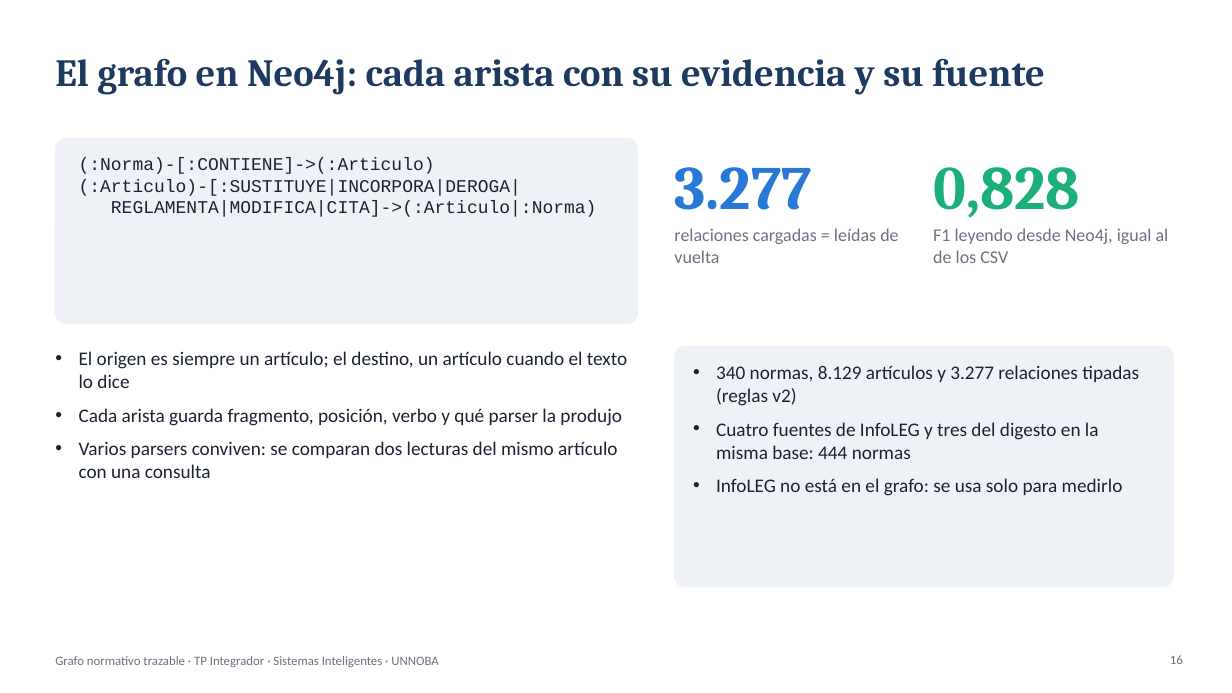
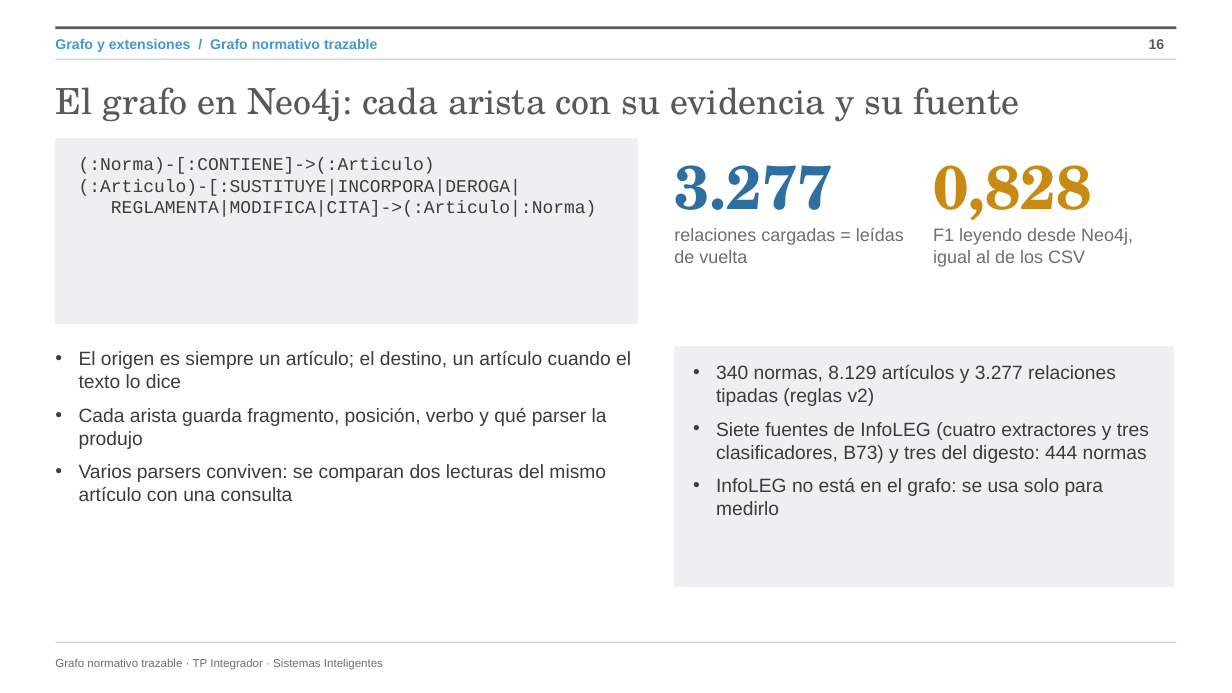
Before and after one commit to JuampiJPT/grafo-legal, a slide deck: slide 16 of docs/presentacion/presentacion_coloquio.pptx. Drawn at 1232x693 pixels with LibreOffice and Linux fonts; fonts in the diff are those of the drawing; background and template pictures are left out. Boxes give left, top, right and bottom in pixels: in the first picture for what was removed or moved away, otherwise in the second. Text is boxed around its words. In the diff, an @@ line names an element or a change of style, - is before the commit and + after.

Commit message:
Presentación con la identidad UNNOBA del manual (B74)

```diff
--- a/docs/presentacion/presentacion_coloquio.pptx
+++ b/docs/presentacion/presentacion_coloquio.pptx
@@ line added from (55, 28) to (1177, 28), #58595B 2.25 pt @@
@@ line added from (55, 59) to (1177, 59), #C6C7C8 0.75 pt @@
@@ text added at [55,38,377,52], 11 pt, text #4698CB, bold @@
+Grafo y extensiones / Grafo normativo trazable
@@ page number: place and size @@
-page number at [1170,655,1183,664]
+page number at [1149,39,1165,49]
@@ page number at [1149,39,1165,49]: size 10 to 11 pt, font Calibri to Arial, text colour #6B7280 to #58595B, bold on @@
@@ title "El grafo en Neo4j: cada ...": place and size @@
-title "El grafo en Neo4j: cada ..." at [55,58,1045,95]
+title "El grafo en Neo4j: cada ..." at [55,87,1019,122]
@@ title "El grafo en Neo4j: cada ..." at [55,87,1019,122]: size 30 to 28 pt, font Cambria to TeX Gyre Schola, text colour #1F3A5F to #58595B, bold off @@
@@ rounded rectangle removed at [55,139,638,323] @@
@@ rectangle added at [55,139,638,323], fill #EEEFF0, outline #EEEFF0 1 pt @@
@@ text "3.277" at [674,165,832,229]: font Cambria to TeX Gyre Schola, text colour #2A78D6 to #2F6F9F @@
@@ text "0,828" at [933,165,1091,229]: font Cambria to TeX Gyre Schola, text colour #1BAF7A to #C98A12 @@
@@ text "(:Norma)-[:CONTIENE]->(:Articulo)" at [79,158,597,217]: text colour #1B2333 to #3C3C3B @@
@@ text "relaciones cargadas = leídas de ..." at [674,228,904,263]: font Calibri to Arial, text colour #6B7280 to #6D6E71 @@
@@ text "F1 leyendo desde Neo4j, igual ..." at [933,228,1133,267]: font Calibri to Arial, text colour #6B7280 to #6D6E71 @@
@@ text "El origen es siempre un ..." at [79,351,631,501]: font Calibri to Arial, text colour #1B2333 to #3C3C3B @@
@@ rounded rectangle removed at [675,347,1174,587] @@
@@ rectangle added at [675,347,1174,587], fill #EEEFF0, outline #EEEFF0 1 pt @@
@@ text at [716,365,1116,515]: font Calibri to Arial, text colour #1B2333 to #3C3C3B in "340 normas, 8.129 artículos y 3.277 relaciones ...", "InfoLEG no está en el grafo: se ..." @@
@@ text at [716,422,1149,463]: text changed; font Calibri to Arial; text colour #1B2333 to #3C3C3B @@
-• Cuatro fuentes de InfoLEG y tres del digesto en la misma base: 444 normas
+• Siete fuentes de InfoLEG (cuatro extractores y tres clasificadores, B73) y tres del digesto: 444 normas
@@ text at [55,658,383,670]: text changed; size 10 to 9 pt; font Calibri to Arial; text colour #6B7280 to #6D6E71 @@
-Grafo normativo trazable · TP Integrador · Sistemas Inteligentes · UNNOBA
+Grafo normativo trazable · TP Integrador · Sistemas Inteligentes
@@ line added from (55, 642) to (1177, 642), #C6C7C8 0.75 pt @@
```
Also in this commit, not shown: 20 other slides changed, 6 other files.
